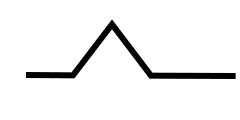
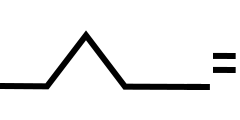
The second 240x120 image is a revision of the first. Changes to its layers:
painted on "Background" over [0, 19, 236, 90]
